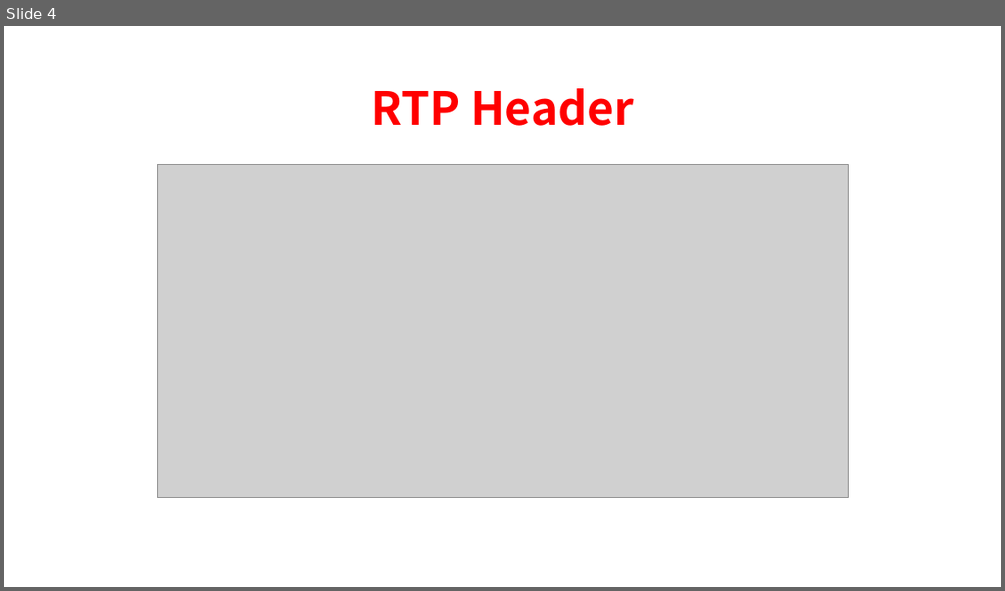
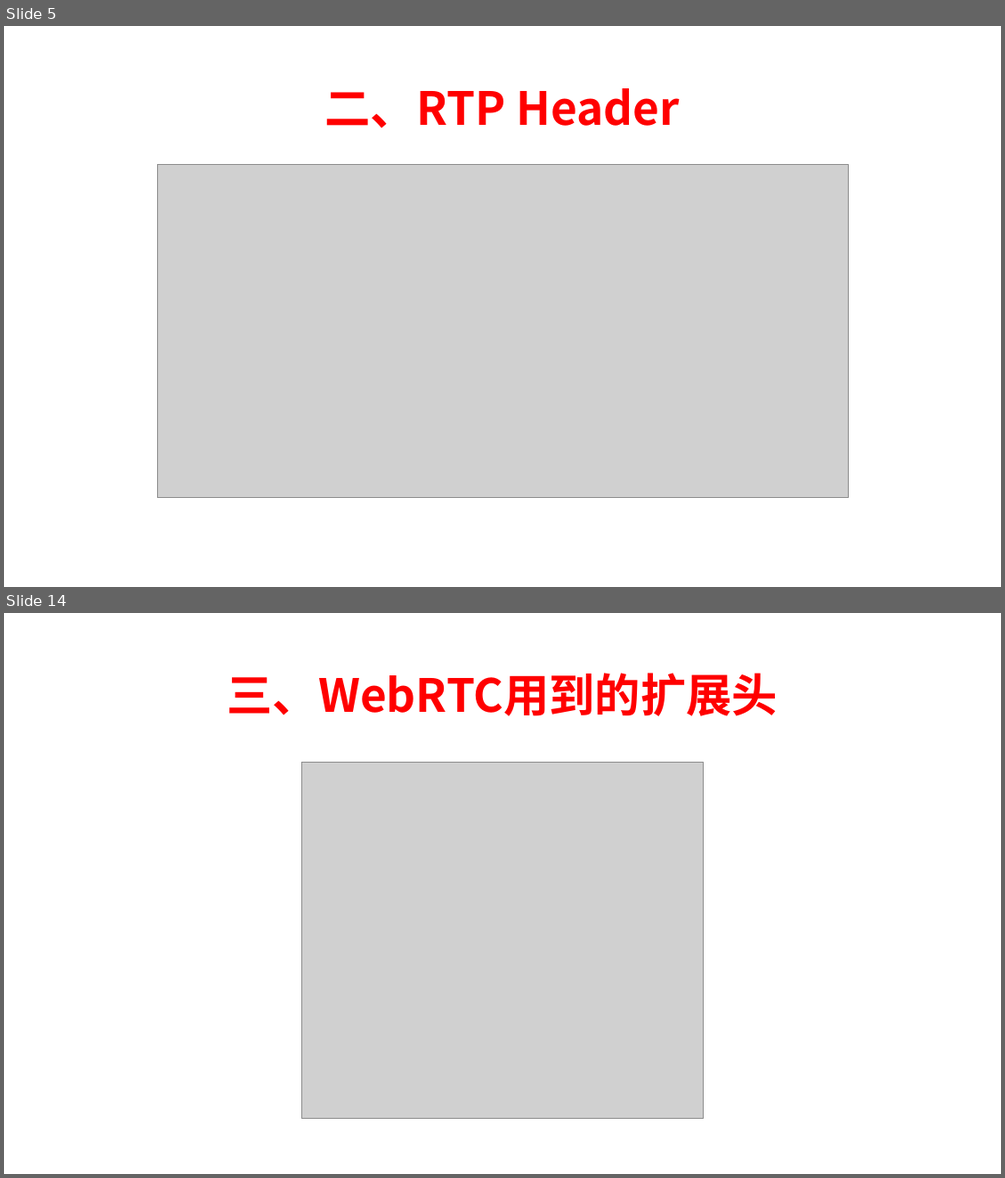
Before and after one commit to chensongpoixs/crtc_doc, a slide deck: WebRTC服务质量(Qos)/2、RTP协议.pptx. Shown one above the other, each under a label of ours: slide 4 before the commit, slides 5 and 14 after it; the slides between them are not shown. The pictures are 1005x591 and 1005x1178 pixels, drawn with LibreOffice and Linux fonts; fonts in the diff are those of the drawing; grey boxes stand for pictures. Boxes give left, top, right and bottom in pixels: in the first picture for what was removed or moved away, otherwise in the second. Text is boxed around its words. In the diff, an @@ line names an element or a change of style, - is before the commit and + after.

```diff
--- a/WebRTC服务质量(Qos)/2、RTP协议.pptx
+++ b/WebRTC服务质量(Qos)/2、RTP协议.pptx
@@ slide 14 added at box(4, 613, 1001, 1174), background #FFFFFF @@
@@ title added at box(226, 673, 777, 716), 44 pt, text #FF0000, bold @@
+三、WebRTC用到的扩展头
@@ picture added at box(301, 763, 704, 1119) @@
@@ what was slide 4 is now slide 5 @@
@@ slide 5 changed as well @@
@@ title at box(325, 88, 680, 128): text changed @@
-RTP Header
+二、RTP Header
```
Also in this commit, not shown: 2 other slides changed, 11 other slides added, 2 other files.
